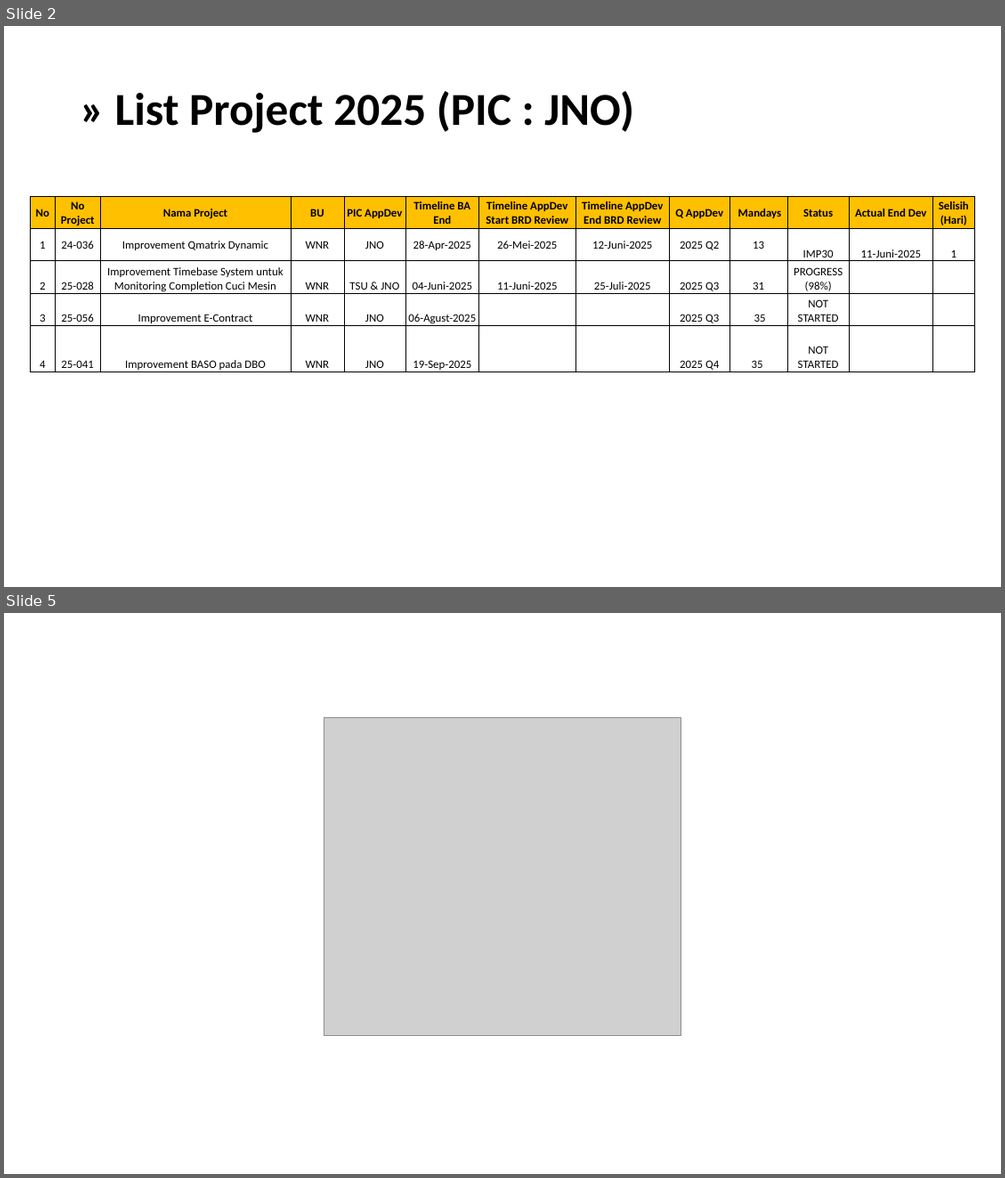
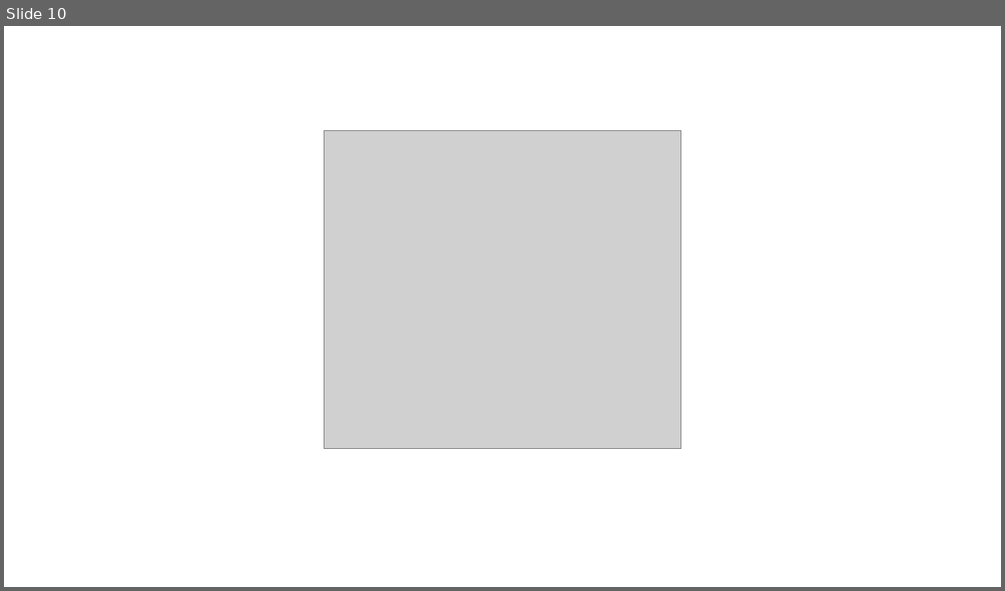
Before and after one commit to njulioiyoo/code-analysis-laravel-nodejs, a slide deck: slides/JNO - Sharing Session Code Analysis.pptx. Shown one above the other, each under a label of ours: slides 2 and 5 before the commit, slide 10 after it; the slides between them are not shown. The pictures are 1005x1178 and 1005x591 pixels, drawn with LibreOffice and Linux fonts; fonts in the diff are those of the drawing; grey boxes stand for pictures; background and template pictures are left out. Boxes give left, top, right and bottom in pixels: in the first picture for what was removed or moved away, otherwise in the second. Text is boxed around its words. In the diff, an @@ line names an element or a change of style, - is before the commit and + after.

```diff
--- a/slides/JNO - Sharing Session Code Analysis.pptx
+++ b/slides/JNO - Sharing Session Code Analysis.pptx
@@ slide 2 removed at (x1=4, y1=26, x2=1001, y2=587), background picture (left out) @@
@@ title removed at (x1=115, y1=91, x2=634, y2=133) @@
-» List Project 2025 (PIC : JNO)
@@ table removed at (x1=30, y1=197, x2=974, y2=373), 5 rows, 13 columns @@
-No | No Project | Nama Project | BU | PIC AppDev | Timeline BA End | Timeline AppDev Start BRD Review | Timeline AppDev End BRD Review | Q AppDev | Mandays | Status | Actual End Dev | Selisih (Hari)
-1 | 24-036 | Improvement Qmatrix Dynamic | WNR | JNO | 28-Apr-2025 | 26-Mei-2025 | 12-Juni-2025 | 2025 Q2 | 13 | IMP30 | 11-Juni-2025 | 1
-2 | 25-028 | Improvement Timebase System untuk Monitoring Completion Cuci Mesin | WNR | TSU & JNO | 04-Juni-2025 | 11-Juni-2025 | 25-Juli-2025 | 2025 Q3 | 31 | PROGRESS (98%) |  | 
-3 | 25-056 | Improvement E-Contract | WNR | JNO | 06-Agust-2025 |  |  | 2025 Q3 | 35 | NOT STARTED |  | 
-4 | 25-041 | Improvement BASO pada DBO | WNR | JNO | 19-Sep-2025 |  |  | 2025 Q4 | 35 | NOT STARTED |  | 
@@ what was slide 5 is now slide 10 @@
```
Also in this commit, not shown: 9 slides added, 3 other slides removed, 25 other files.
